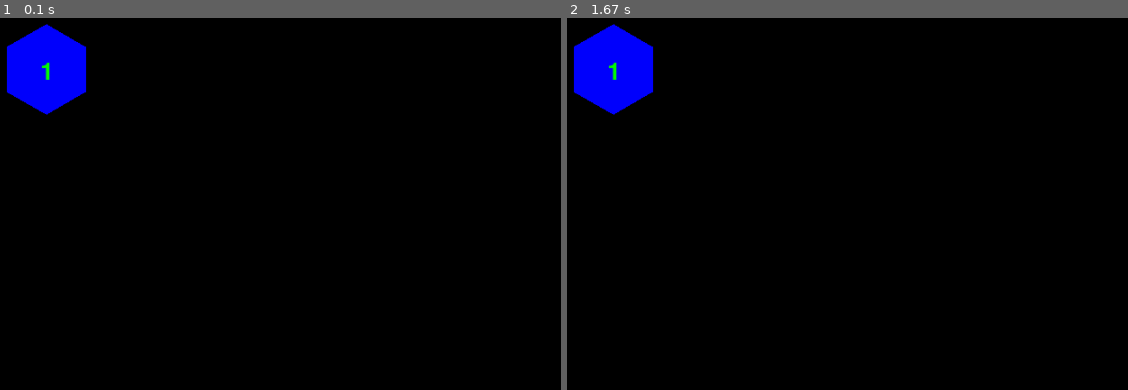
Above: before the commit, frames 1-2 (left to right).
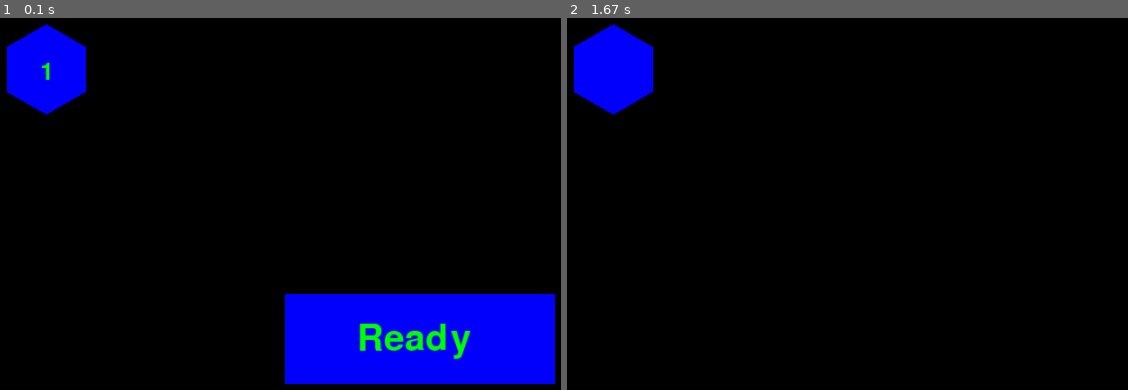
Above: after the commit, the same moments.

Repository: znavarra/Memory-Game
Game: pygame game, started from memory pygame.py
Same seed, same stepped clock (60 frames per second), same inputs: the game is played once before the commit and once after it.
Inputs (mouse positions are in pixels of both pictures, inside the frame that each line leads up to):
- Up to frame 1 (0.1 s): no input
- Up to frame 2 (1.67 s): click (987, 337) at 0.38 s

The runs differ from the first frame. In frame 1, 12% of the frame differs, in the area x 50-99%, y 74-99%; in frame 2, less than 0.1%.

Commit message:
minimum viable product

Diff:
--- a/memory pygame.py
+++ b/memory pygame.py
@@ -15,6 +15,7 @@
 game_over_font = pygame.font.SysFont(None, 100)
 play_again_font = pygame.font.SysFont(None, 60)
 play_again_rect = Rect(300, 300, 300, 100)
+ready_rect = Rect(350, 500, 300, 100)
 
 hexes = {}
 clicked = {}
@@ -91,12 +92,20 @@
         px, py = nx, ny
     return inside
 
+def ready():
+    pygame.draw.rect(screen,blue,ready_rect)
+    ready_text = "Ready"
+    ready_img = play_again_font.render(ready_text, True, green)
+    screen.blit(ready_img, (430,530))
+
 clicks = 0
 run = True
 number = 1
 game_over = False
+ready_click = False
 
 generate_polygons(number)
+ready()
 
 while run:
 
@@ -110,21 +119,34 @@
 
             pos = pygame.mouse.get_pos()
 
-            for hex in sample:
+            if ready_rect.collidepoint(pos) and ready_click == False:
 
-                if is_point_in_polygon(pos, hexes[hex]) == True and clicked[hex] == False:
+                for hex in sample:
 
-                    clicks += 1
-                    if clicks == order[hex]:
-                        pygame.draw.polygon(screen,black,hexes[hex])
-                        clicked[hex] = True
+                    pygame.draw.polygon(screen,blue,hexes[hex])
 
-                    elif clicks != order[hex]:
-                        play_again()
+                ready_click = True
+                pygame.draw.rect(screen,black,ready_rect)
 
-                    if clicks == number:
-                        number += 1
-                        generate_polygons(number)
+            if ready_click == True:
+
+                for hex in sample:
+
+                    if is_point_in_polygon(pos, hexes[hex]) == True and clicked[hex] == False:
+
+                        clicks += 1
+                        if clicks == order[hex]:
+                            pygame.draw.polygon(screen,black,hexes[hex])
+                            clicked[hex] = True
+
+                        elif clicks != order[hex]:
+                            play_again()
+
+                        if clicks == number:
+                            number += 1
+                            generate_polygons(number)
+                            ready_click = False
+                            ready()
 
         if event.type == pygame.MOUSEBUTTONDOWN and event.button == 1 and game_over is True:
 
@@ -135,7 +157,9 @@
                 screen.fill(black)
                 number = 1
                 generate_polygons(number)
+                ready()
                 game_over = False
+                ready_click = False
 
 
     pygame.display.update()
